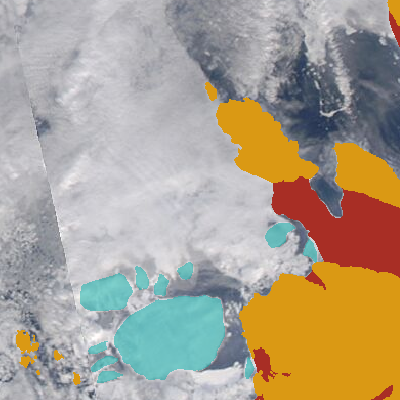
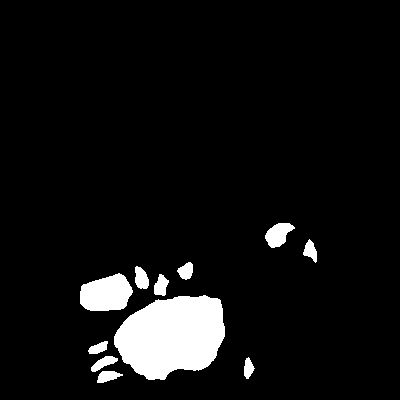
The second 400 x 400 image is a revision of the first. Changes to its layers:
showed "ice floes" (1st of 2), moved it above "landfast ice", painted on it over [0, 0, 400, 400]
painted on "ice floes" (2nd of 2) over [106, 270, 247, 376]
